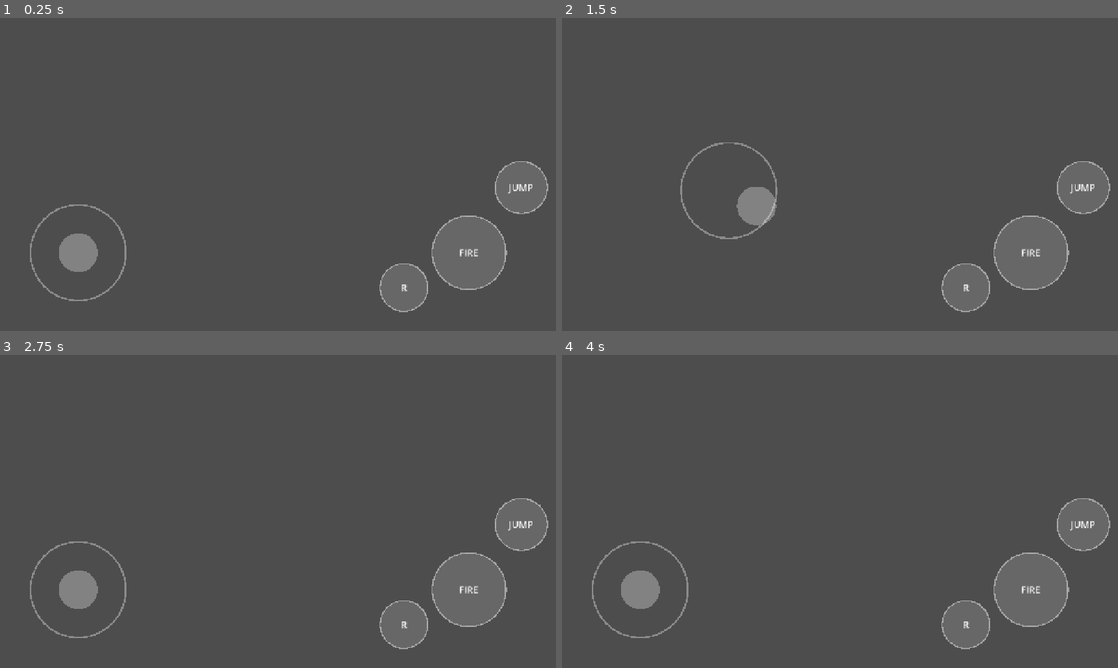
Above: before the commit, frames 1-4 (two rows, left to right).
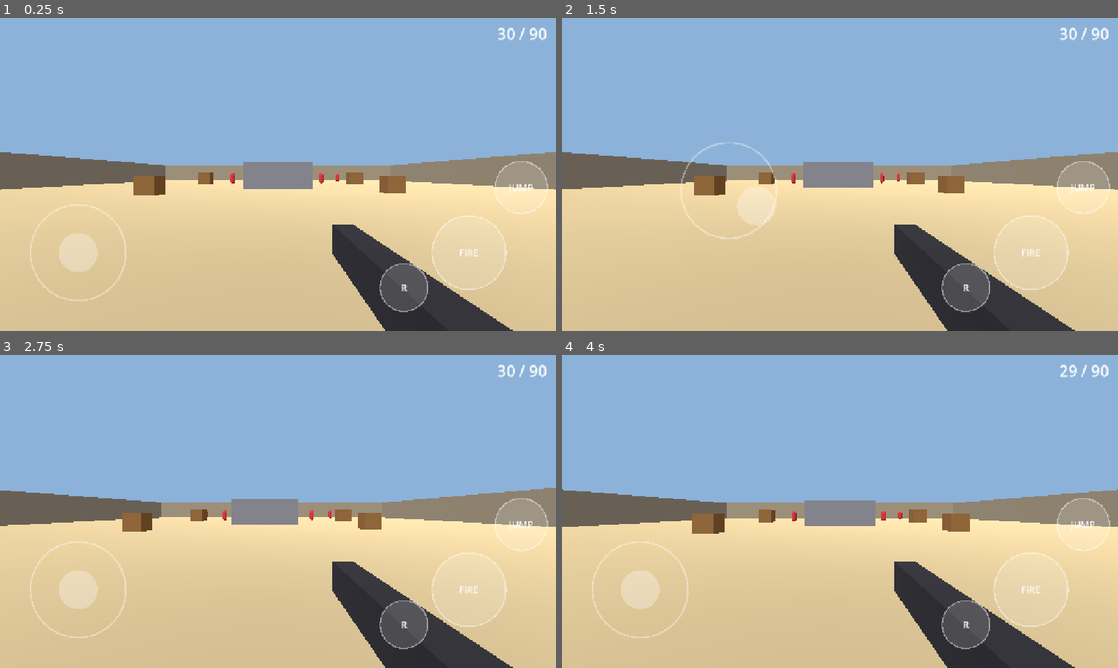
Above: after the commit, the same moments.

Repository: mega-nikitka/Cs-mobile-
Game: Godot game, scene res://main.tscn
Two runs of this game, one before a commit and one after it. Both use one fixed random seed, a clock stepped at 60 frames per second and the inputs below.
Inputs (mouse positions are in pixels of both pictures, inside the frame that each line leads up to):
- Up to frame 1 (0.25 s): no input
- Up to frame 2 (1.5 s): tap Enter at 0.5 s; move the mouse to (962, 158) at 0.52 s; click (962, 158) at 0.67 s; tap Space at 1.25 s; drag from (728, 190) to (812, 237) at 1.27 s
- Up to frame 3 (2.75 s): move the mouse to (333, 442) at 2.02 s; click (333, 442) at 2.17 s
- Up to frame 4 (4 s): tap Enter at 2.75 s; drag from (812, 574) to (673, 464) at 2.77 s; move the mouse to (1006, 558) at 3.52 s; click (1006, 558) at 3.67 s

The runs differ from the first frame. In frame 1, 97% of the frame differs, in the area x 0-100%, y 0-100%; in frame 2, 97%; in frame 3, 97%; in frame 4, 97%.
Error before the commit: Parse Error: Used space character for indentation instead of tab as used before in the file. (res://player.gd:104)

Commit message:
Update player.gd

Diff:
--- a/player.gd
+++ b/player.gd
@@ -18,6 +18,10 @@
 var cam: Camera3D
 var gun: Node3D
 var flash: MeshInstance3D
+var shot_players: Array = []
+var shot_idx := 0
+var click_player: AudioStreamPlayer
+var hit_player: AudioStreamPlayer
 
 func _mat(c: Color, unshaded := false) -> StandardMaterial3D:
 	var m := StandardMaterial3D.new()
@@ -25,6 +29,25 @@
 	if unshaded:
 		m.shading_mode = BaseMaterial3D.SHADING_MODE_UNSHADED
 	return m
+
+func make_sound(duration: float, freq: float, noise: float, decay: float) -> AudioStreamWAV:
+	var rate := 22050
+	var n := int(rate * duration)
+	var data := PackedByteArray()
+	data.resize(n * 2)
+	var phase := 0.0
+	for i in n:
+		var t := float(i) / rate
+		var env := exp(-t * decay)
+		var f := freq * (1.0 - t / duration * 0.7)
+		phase += TAU * f / rate
+		var s := (randf_range(-1.0, 1.0) * noise + sin(phase) * (1.0 - noise)) * env
+		data.encode_s16(i * 2, int(clamp(s, -1.0, 1.0) * 30000.0))
+	var w := AudioStreamWAV.new()
+	w.format = AudioStreamWAV.FORMAT_16_BITS
+	w.mix_rate = rate
+	w.data = data
+	return w
 
 func _ready() -> void:
 	var col := CollisionShape3D.new()
@@ -61,6 +84,22 @@
 	flash.position = Vector3(0, 0, -0.32)
 	flash.visible = false
 	gun.add_child(flash)
+
+	# звуки
+	var shot_stream := make_sound(0.18, 130.0, 0.75, 22.0)
+	for i in 3:
+		var p := AudioStreamPlayer.new()
+		p.stream = shot_stream
+		p.volume_db = -4.0
+		add_child(p)
+		shot_players.append(p)
+	click_player = AudioStreamPlayer.new()
+	click_player.stream = make_sound(0.06, 1200.0, 0.3, 50.0)
+	add_child(click_player)
+	hit_player = AudioStreamPlayer.new()
+	hit_player.stream = make_sound(0.08, 1800.0, 0.1, 40.0)
+	hit_player.volume_db = -6.0
+	add_child(hit_player)
 
 func _physics_process(delta: float) -> void:
 	var look: Vector2 = hud.look_delta
@@ -100,8 +139,13 @@
 	flash.visible = true
 	get_tree().create_timer(0.04).timeout.connect(func(): flash.visible = false)
 
+	var sp: AudioStreamPlayer = shot_players[shot_idx]
+	shot_idx = (shot_idx + 1) % shot_players.size()
+	sp.pitch_scale = randf_range(0.92, 1.08)
+	sp.play()
+
 	var spread: float = 0.01 + hud.move.length() * 0.03
-    var b := cam.global_transform.basis
+	var b := cam.global_transform.basis
 	var dir := -b.z + b.x * randf_range(-spread, spread) + b.y * randf_range(-spread, spread)
 	var from := cam.global_position
 	var q := PhysicsRayQueryParameters3D.create(from, from + dir.normalized() * 100.0)
@@ -111,6 +155,7 @@
 		var c = r.collider
 		if c.has_method("take_damage"):
 			c.take_damage(25, r.position)
+			hit_player.play()
 		else:
 			spawn_hole(r.position, r.normal)
 
@@ -129,7 +174,11 @@
 	if reloading or mag == MAG_SIZE or reserve <= 0:
 		return
 	reloading = true
+	click_player.pitch_scale = 0.8
+	click_player.play()
 	await get_tree().create_timer(1.8).timeout
+	click_player.pitch_scale = 1.2
+	click_player.play()
 	var take: int = min(MAG_SIZE - mag, reserve)
 	mag += take
 	reserve -= take
